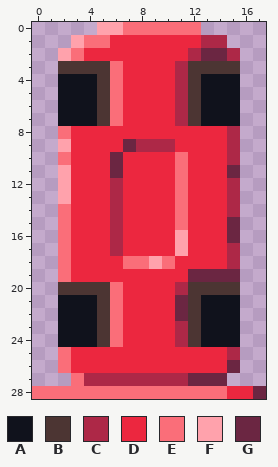
Two versions of one pixel-art sprite, assets/images/kart.png. Above is the file before it was changed.
The file is 18x29 pixels. Colours within 5 levels of each other are drawn and written as one.
Palette (. is transparent): A #10121c  B #4c3533  C #ad2847  D #ec273f  E #fa6e79  F #ffa2ac  G #6b2642
Pixels before, first column x 0:
 0 .....FFEEEEEE.....
 1 ...FEEDDDDDDDCC...
 2 ..FEDDDDDDDDCGGC..
 3 ..BBBBEDDDDCBBBB..
 4 ..AAABEDDDDCBAAA..
 5 ..AAABEDDDDCBAAA..
 6 ..AAABEDDDDCBAAA..
 7 ..AAABEDDDDCBAAA..
 8 ..EDDDDDDDDDDDDC..
 9 ..FDDDDGCCCDDDDC..
10 ..EDDDGDDDDEDDDC..
11 ..FDDDGDDDDEDDDG..
12 ..FDDDCDDDDEDDDC..
13 ..FDDDCDDDDEDDDC..
14 ..EDDDCDDDDEDDDC..
15 ..EDDDCDDDDEDDDG..
16 ..EDDDCDDDDFDDDG..
17 ..EDDDCDDDDFDDDC..
18 ..EDDDDEEFEDDDDC..
19 ..EDDDDDDDDDGGGG..
20 ..BBBBEDDDDCBBBB..
21 ..AAABEDDDDGBAAA..
22 ..AAABEDDDDGBAAA..
23 ..AAABEDDDDCBAAA..
24 ..AAABEDDDDCBAAA..
25 ..EDDDDDDDDDDDDC..
26 ..EDDDDDDDDDDDDG..
27 ...ECCCCCCCCGGG...
28 EEEEEEEEEEEEEEEDDG
Now the later version:
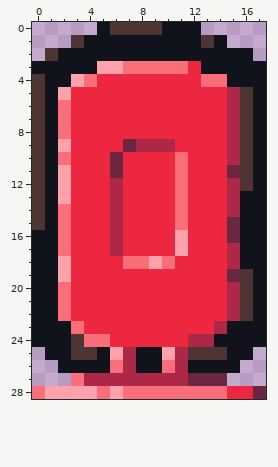
The exact change:
{"y":0,"x":5,"old":"FFEEEEEE","new":"ABBBBAAA"}
{"y":1,"x":3,"old":"FEEDDDDDDDCC","new":"BAAAAAAAAABA"}
{"y":2,"x":1,"old":".FEDDDDDDDDCGGC.","new":"BAAAAAAAAAAAAAAA"}
{"y":3,"x":0,"old":"..BBBBEDDDDCBBBB..","new":"AAAAAFFEEEEEDAAAAA"}
{"y":4,"x":0,"old":"..","new":"BA"}
{"y":4,"x":3,"old":"AABE","new":"FEDD"}
{"y":4,"x":11,"old":"CBAA","new":"DDEE"}
{"y":4,"x":16,"old":"..","new":"AA"}
{"y":5,"x":0,"old":"..AAABE","new":"BAFDDDD"}
{"y":5,"x":11,"old":"CBAAA..","new":"DDDDCBA"}
{"y":6,"x":0,"old":"..AAABE","new":"BAEDDDD"}
{"y":6,"x":11,"old":"CBAAA..","new":"DDDDCBA"}
{"y":7,"x":0,"old":"..AAABE","new":"BAEDDDD"}
{"y":7,"x":11,"old":"CBAAA..","new":"DDDDCBA"}
{"y":8,"x":0,"old":"..","new":"BA"}
{"y":8,"x":16,"old":"..","new":"BA"}
{"y":9,"x":0,"old":"..","new":"BA"}
{"y":9,"x":16,"old":"..","new":"BA"}
{"y":10,"x":0,"old":"..","new":"BA"}
{"y":10,"x":16,"old":"..","new":"BA"}
{"y":11,"x":0,"old":"..","new":"BA"}
{"y":11,"x":16,"old":"..","new":"BA"}
{"y":12,"x":0,"old":"..","new":"BA"}
{"y":12,"x":16,"old":"..","new":"BA"}
{"y":13,"x":0,"old":"..","new":"BA"}
{"y":13,"x":16,"old":"..","new":"AA"}
{"y":14,"x":0,"old":"..","new":"BA"}
{"y":14,"x":16,"old":"..","new":"AA"}
{"y":15,"x":0,"old":"..","new":"BA"}
{"y":15,"x":16,"old":"..","new":"AA"}
{"y":16,"x":0,"old":"..","new":"AA"}
{"y":16,"x":16,"old":"..","new":"AA"}
{"y":17,"x":0,"old":"..","new":"AA"}
{"y":17,"x":16,"old":"..","new":"AA"}
{"y":18,"x":0,"old":"..E","new":"AAF"}
{"y":18,"x":16,"old":"..","new":"AA"}
{"y":19,"x":0,"old":"..E","new":"AAF"}
{"y":19,"x":12,"old":"GGG","new":"DDD"}
{"y":19,"x":16,"old":"..","new":"BA"}
{"y":20,"x":0,"old":"..BBBBE","new":"AAEDDDD"}
{"y":20,"x":11,"old":"CBBBB..","new":"DDDDCBA"}
{"y":21,"x":0,"old":"..AAABE","new":"AAEDDDD"}
{"y":21,"x":11,"old":"GBAAA..","new":"DDDDCBA"}
{"y":22,"x":0,"old":"..AAABE","new":"AAEDDDD"}
{"y":22,"x":11,"old":"GBAAA..","new":"DDDDCBA"}
{"y":23,"x":0,"old":"..","new":"AA"}
{"y":23,"x":3,"old":"AABE","new":"EDDD"}
{"y":23,"x":11,"old":"CBAA","new":"DDDC"}
{"y":23,"x":16,"old":"..","new":"AA"}
{"y":24,"x":0,"old":"..","new":"AA"}
{"y":24,"x":3,"old":"AABE","new":"BEED"}
{"y":24,"x":11,"old":"CBA","new":"DCC"}
{"y":24,"x":16,"old":"..","new":"AA"}
{"y":25,"x":1,"old":".EDDDDDDDDDDDDC.","new":"AABBAFCAAFCBBBAA"}
{"y":26,"x":2,"old":"EDDDDDDDDDDDDG","new":"AAAAECAAECAAAA"}
{"y":28,"x":1,"old":"EEEE","new":"FFFF"}
{"y":28,"x":6,"old":"E","new":"F"}
{"label":"changed","picture_box":[32,22,266,399]}
